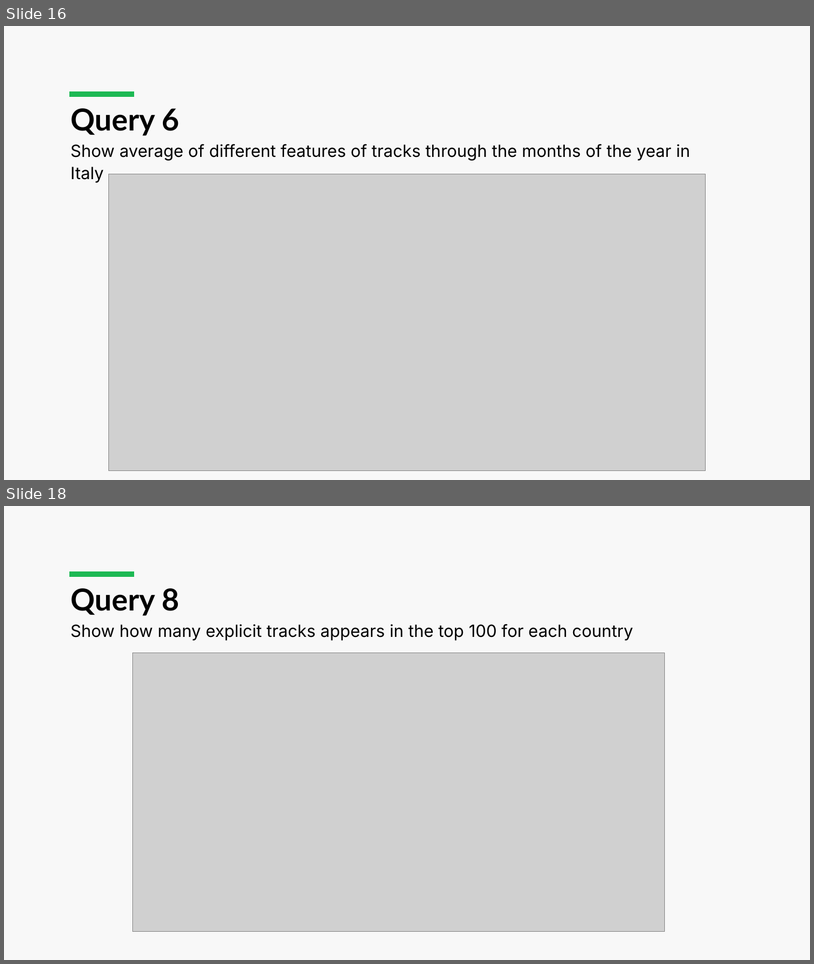
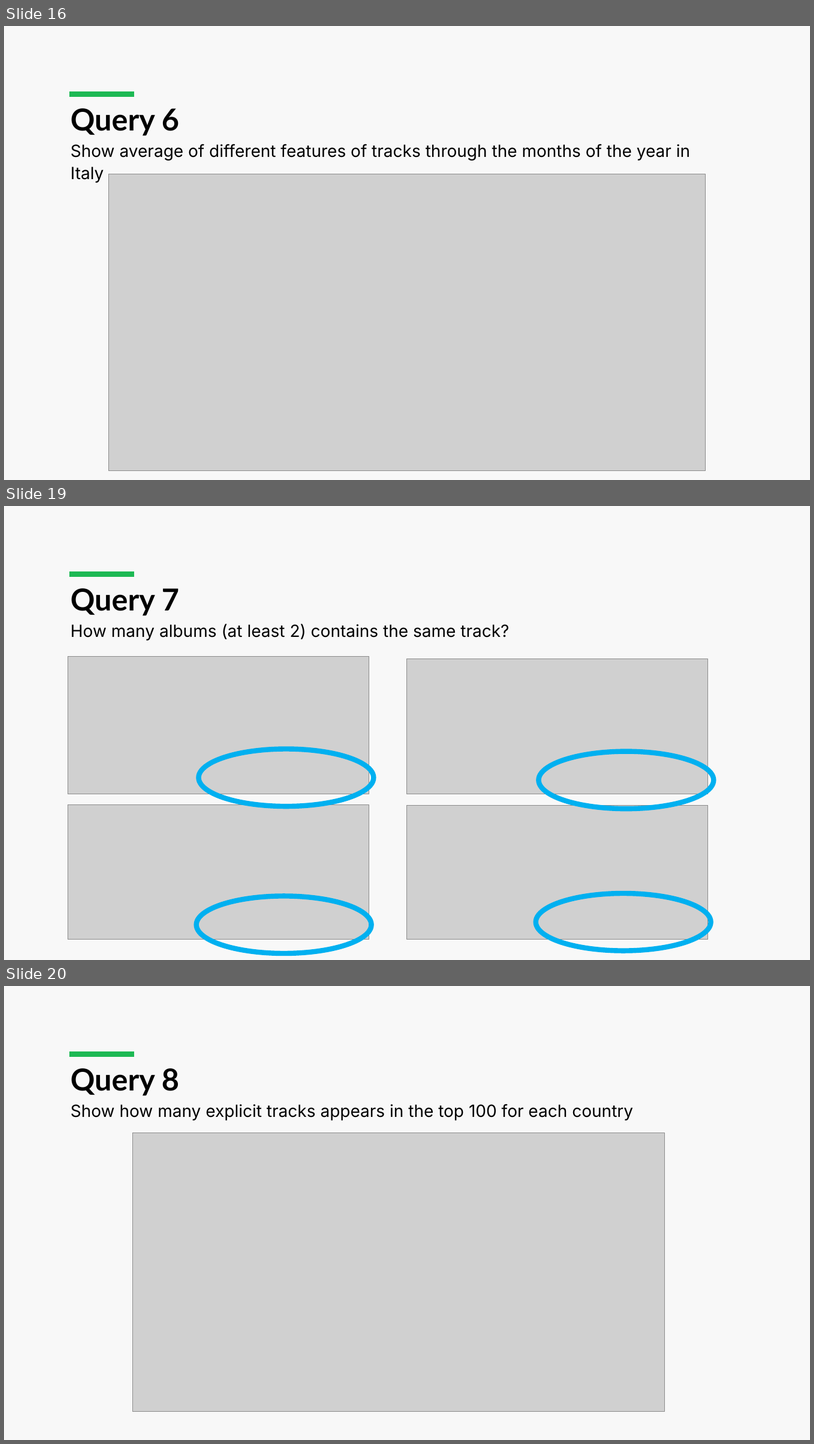
Before and after one commit to luca-martinelli-09/spotify-lod, a slide deck: Spotify_Presentation.pptx. Shown one above the other, each under a label of ours: slides 16 and 18 before the commit, slides 16, 19 and 20 after it; the slides between them are not shown. The pictures are 814x964 and 814x1444 pixels, drawn with LibreOffice and Linux fonts; fonts in the diff are those of the drawing; grey boxes stand for pictures. Boxes give left, top, right and bottom in pixels: in the first picture for what was removed or moved away, otherwise in the second. Text is boxed around its words. In the diff, an @@ line names an element or a change of style, - is before the commit and + after.

```diff
--- a/Spotify_Presentation.pptx
+++ b/Spotify_Presentation.pptx
@@ slide 19 added at (x1=4, y1=506, x2=810, y2=960), background #F8F8F8; not listed: 1 template element that a slide beside it also shows @@
@@ title added at (x1=71, y1=588, x2=179, y2=616), 36 pt, text #000000, bold @@
+Query 7
@@ text added at (x1=71, y1=624, x2=509, y2=640), 20 pt, text #000000 @@
+How many albums (at least 2) contains the same track?
@@ picture added at (x1=68, y1=656, x2=369, y2=794) @@
@@ picture added at (x1=408, y1=658, x2=709, y2=794) @@
@@ ellipse added at (x1=199, y1=748, x2=374, y2=806), outline #00B0F0 6 pt @@
@@ ellipse added at (x1=539, y1=751, x2=714, y2=808), outline #00B0F0 6 pt @@
@@ picture added at (x1=68, y1=805, x2=369, y2=940) @@
@@ picture added at (x1=408, y1=805, x2=709, y2=939) @@
@@ ellipse added at (x1=197, y1=895, x2=372, y2=953), outline #00B0F0 6 pt @@
@@ ellipse added at (x1=536, y1=893, x2=712, y2=951), outline #00B0F0 6 pt @@
@@ what was slide 18 is now slide 20 @@
```
Also in this commit, not shown: 3 slides changed, 2 other slides added, 1 other file.
